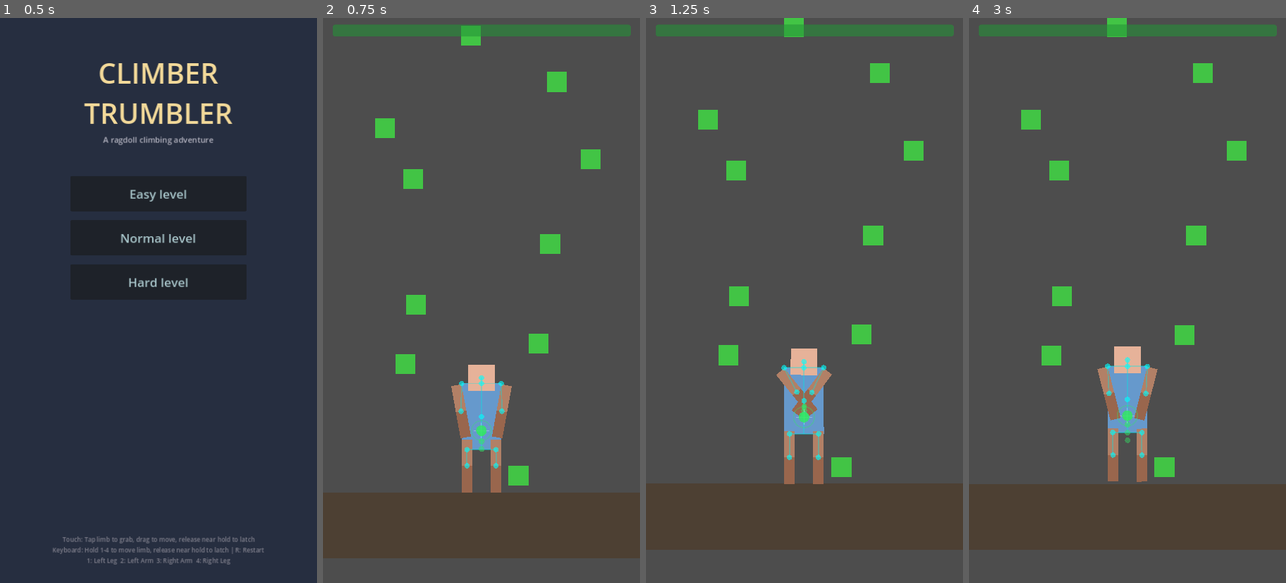
Above: before the commit, frames 1-4 (left to right).
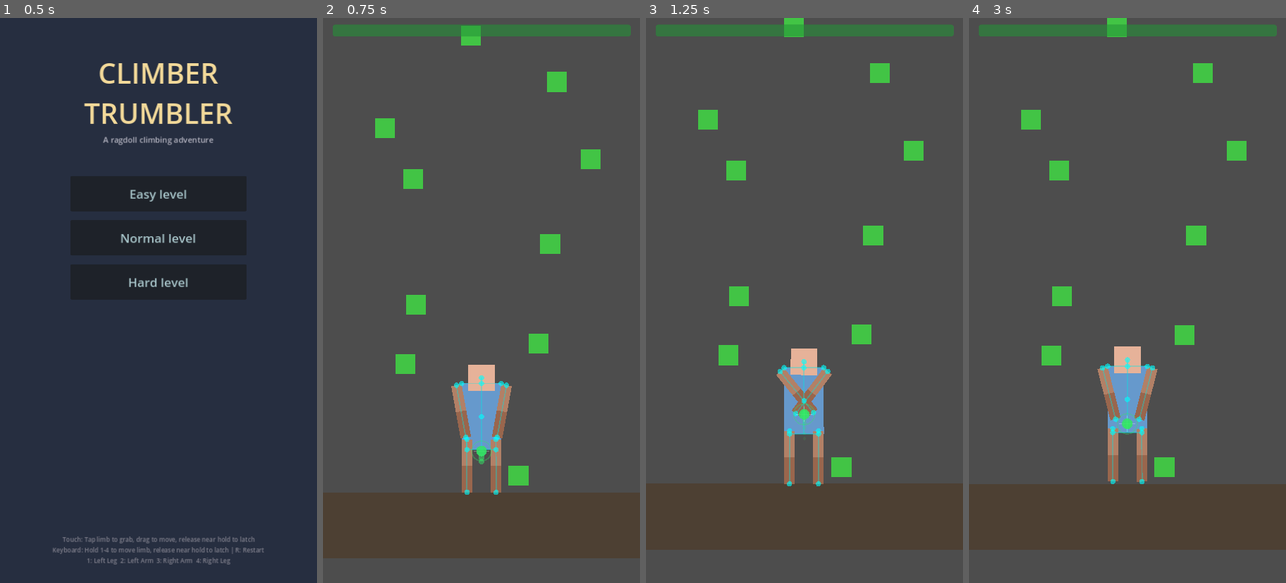
Above: after the commit, the same moments.

Repository: ZagorcicA/climber-trumbler
Game: Godot game, scene res://scenes/ui/StartScreen.tscn
The game is run twice, just before and just after one commit, with the same random seed, the same clock (stepped at 60 frames per second) and the same inputs.
Inputs (mouse positions are in pixels of both pictures, inside the frame that each line leads up to):
- Up to frame 1 (0.5 s): no input
- Up to frame 2 (0.75 s): click "Easy level" at 0.5 s
- Up to frame 3 (1.25 s): no input
- Up to frame 4 (3 s): move the mouse to (1197, 272) at 1.27 s; tap E (both_arms_latch) at 1.35 s; click (1197, 272) at 1.42 s; tap Enter at 2 s; drag from (1064, 328) to (1095, 419) at 2.02 s; tap R (restart_level) at 2.75 s; move the mouse to (1159, 176) at 2.77 s; tap Space (latch_limb) at 2.85 s; click (1159, 176) at 2.92 s

Frame 1 is identical in both runs. In frame 2, 0.5% of the frame differs, in the area x 41-59%, y 64-85%; in frame 3, 0.4%; in frame 4, 0.5%.

Commit message:
Add CoM inertia smoothing and align skeleton to limb sprites
- CoM uses exponential smoothing (0.08 weight) so it lags behind
  quick mouse movements instead of tracking instantly
- Skeleton lines now follow limb rotation: connector from torso
  joint to limb top, then axis from top to hand/foot tip
- Skeleton runs exactly through center of limb ColorRect visuals

Co-Authored-By: Claude Opus 4.6 <noreply@anthropic.com>

Diff:
--- a/scripts/managers/center_of_mass_manager.gd
+++ b/scripts/managers/center_of_mass_manager.gd
@@ -44,11 +44,19 @@
 	effective_com_position = com_position + Vector2(_effective_offset_x * tiredness, sag)
 
 
+var _first_update: bool = true
+
 func update_com(bodies: Array, masses: Array, total_mass: float) -> void:
 	var weighted_sum = Vector2.ZERO
 	for i in range(bodies.size()):
 		weighted_sum += masses[i] * bodies[i].global_position
-	com_position = weighted_sum / total_mass
+	var raw = weighted_sum / total_mass
+
+	if _first_update:
+		com_position = raw
+		_first_update = false
+	else:
+		com_position = com_position.lerp(raw, PhysicsConstants.COM_SMOOTHING)
 
 
 func update_support(latched_positions: Array) -> void:
--- a/scripts/managers/physics_constants.gd
+++ b/scripts/managers/physics_constants.gd
@@ -181,3 +181,6 @@
 # PENDULUM ROPE VISUAL
 const COM_ROPE_WIDTH_MAX: float = 3.0                # Rope thickness at 0 stamina
 const COM_ANCHOR_RADIUS: float = 5.0                 # Anchor dot at ideal CoM position
+
+# COM INERTIA (smoothing — lower = more sluggish, less mouse-reactive)
+const COM_SMOOTHING: float = 0.08                    # Exponential lerp weight per frame
--- a/scripts/player/com_display.gd
+++ b/scripts/player/com_display.gd
@@ -65,35 +65,46 @@
 	var r_hp = to_local(torso.to_global(joint_r_hip))
 	var hip_mid = (l_hp + r_hp) * 0.5
 
-	# Body part positions
+	# Limb top (joint end) and tip (hand/foot) — follows limb rotation
 	var head_pos = to_local(bodies[1].global_position)
-	var l_arm_pos = to_local(bodies[2].global_position)
-	var r_arm_pos = to_local(bodies[3].global_position)
-	var l_leg_pos = to_local(bodies[4].global_position)
-	var r_leg_pos = to_local(bodies[5].global_position)
+	var l_arm_top = to_local(bodies[2].to_global(Vector2(0, -40)))
+	var l_arm_tip = to_local(bodies[2].get_node("GrabArea").global_position)
+	var r_arm_top = to_local(bodies[3].to_global(Vector2(0, -40)))
+	var r_arm_tip = to_local(bodies[3].get_node("GrabArea").global_position)
+	var l_leg_top = to_local(bodies[4].to_global(Vector2(0, -40)))
+	var l_leg_tip = to_local(bodies[4].get_node("GrabArea").global_position)
+	var r_leg_top = to_local(bodies[5].to_global(Vector2(0, -40)))
+	var r_leg_tip = to_local(bodies[5].get_node("GrabArea").global_position)
 
 	var line_color = PhysicsConstants.COM_LINE_COLOR
 	var line_width = PhysicsConstants.COM_LINE_WIDTH
 
-	# 8 anatomical skeleton segments
+	# Skeleton: torso structure
 	draw_line(neck, head_pos, line_color, line_width)        # Neck → Head
 	draw_line(l_sh, r_sh, line_color, line_width)            # Shoulder bar
-	draw_line(l_sh, l_arm_pos, line_color, line_width)       # L.shoulder → L.arm
-	draw_line(r_sh, r_arm_pos, line_color, line_width)       # R.shoulder → R.arm
 	draw_line(neck, hip_mid, line_color, line_width)          # Spine
 	draw_line(l_hp, r_hp, line_color, line_width)            # Hip bar
-	draw_line(l_hp, l_leg_pos, line_color, line_width)       # L.hip → L.leg
-	draw_line(r_hp, r_leg_pos, line_color, line_width)       # R.hip → R.leg
 
-	# Joint anchor dots (5 joints)
+	# Skeleton: connectors (torso joint → limb top) + limb axis (top → tip)
+	draw_line(l_sh, l_arm_top, line_color, line_width)       # L.shoulder → L.arm top
+	draw_line(l_arm_top, l_arm_tip, line_color, line_width)  # L.arm along sprite
+	draw_line(r_sh, r_arm_top, line_color, line_width)       # R.shoulder → R.arm top
+	draw_line(r_arm_top, r_arm_tip, line_color, line_width)  # R.arm along sprite
+	draw_line(l_hp, l_leg_top, line_color, line_width)       # L.hip → L.leg top
+	draw_line(l_leg_top, l_leg_tip, line_color, line_width)  # L.leg along sprite
+	draw_line(r_hp, r_leg_top, line_color, line_width)       # R.hip → R.leg top
+	draw_line(r_leg_top, r_leg_tip, line_color, line_width)  # R.leg along sprite
+
+	# Joint anchor dots
 	var joint_color = PhysicsConstants.COM_JOINT_COLOR
 	var joint_radius = PhysicsConstants.COM_JOINT_RADIUS
 	for pos in [neck, l_sh, r_sh, l_hp, r_hp]:
 		draw_circle(pos, joint_radius, joint_color)
 
-	# Body part dots (6 body centers)
-	for body in bodies:
-		var pos = to_local(body.global_position)
+	# Body part dots (torso/head center, limb tops + tips)
+	draw_circle(to_local(bodies[0].global_position), joint_radius, joint_color)
+	draw_circle(head_pos, joint_radius, joint_color)
+	for pos in [l_arm_top, l_arm_tip, r_arm_top, r_arm_tip, l_leg_top, l_leg_tip, r_leg_top, r_leg_tip]:
 		draw_circle(pos, joint_radius, joint_color)
 
 	# Stamina-driven color
